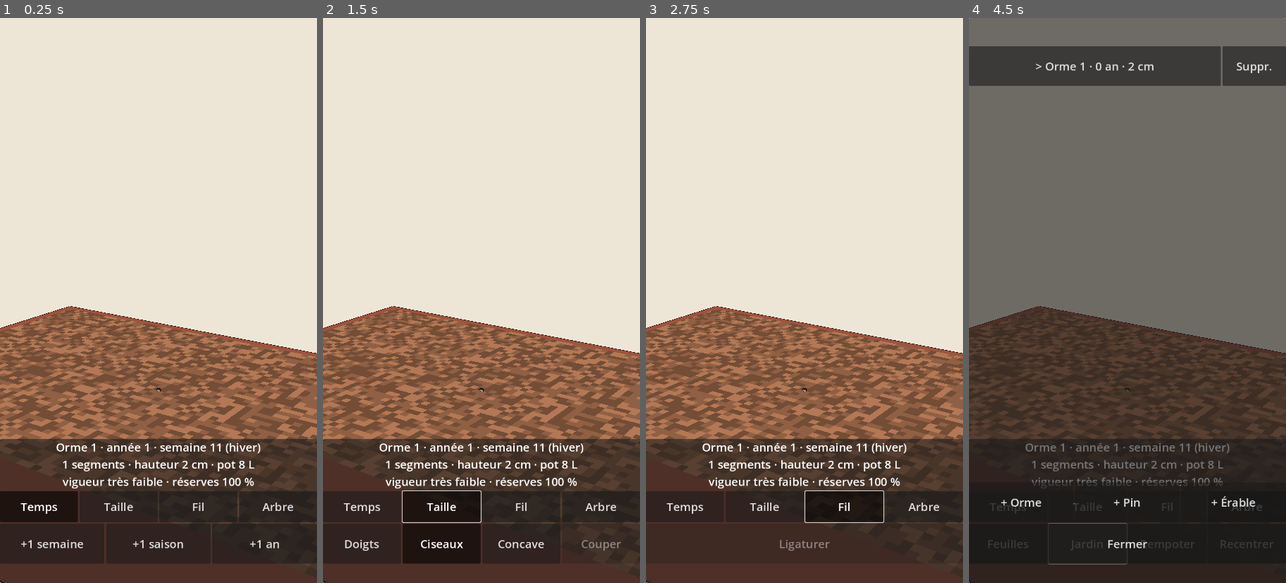
Above: before the commit, frames 1-4 (left to right).
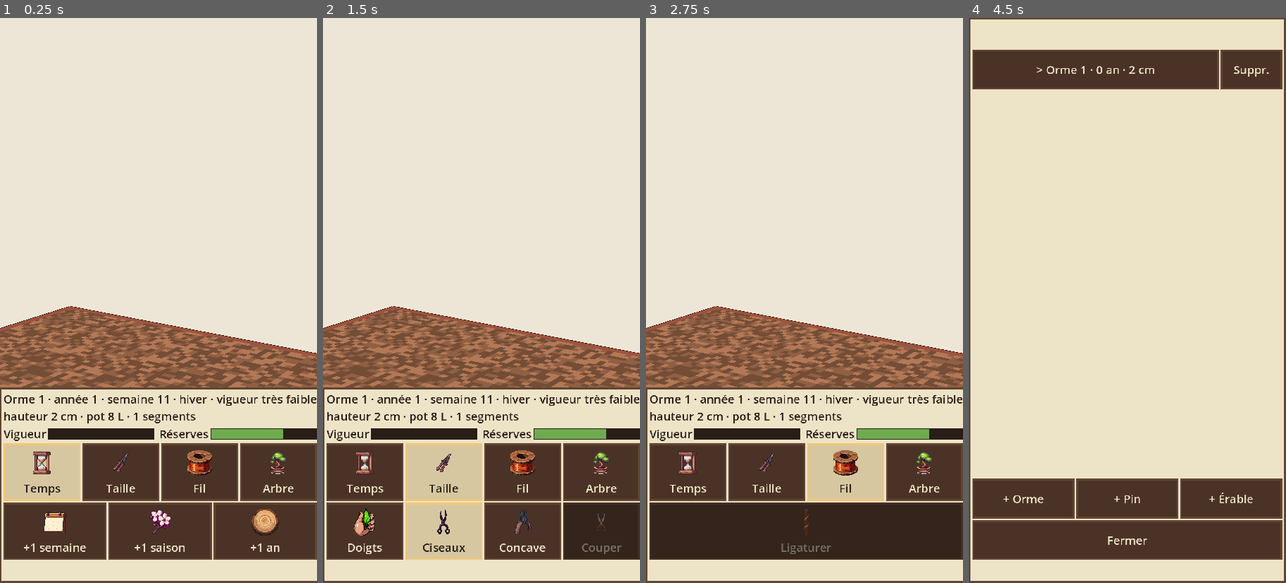
Above: after the commit, the same moments.

Repository: Ankool29/bonzai
Game: Godot game, scene res://scenes/main.tscn
The game is run twice, just before and just after one commit, with the same random seed, the same clock (stepped at 60 frames per second) and the same inputs.
Inputs:
- Up to frame 1 (0.25 s): no input
- Up to frame 2 (1.5 s): click "Temps" at 0.5 s; click "Taille" at 1.25 s
- Up to frame 3 (2.75 s): click "Fil" at 2 s
- Up to frame 4 (4.5 s): click "Arbre" at 2.75 s; click "Feuilles" at 3.5 s; click "Jardin" at 4.25 s

The runs differ from the first frame. In frame 1, 28% of the frame differs, in the area x 0-100%, y 65-100%; in frame 2, 26%; in frame 3, 20%; in frame 4, 94%, in the area x 0-100%, y 0-100%.

Commit message:
Interface bois et papier avec icônes PixelLab, jauges de vigueur et de réserves
Co-Authored-By: Claude Opus 5.5 <noreply@anthropic.com>
Claude-Session: https://claude.ai/code/session_01MAppfJEzF7Td7hJP7q14tM

Diff:
--- a/scripts/main.gd
+++ b/scripts/main.gd
@@ -60,6 +60,16 @@
 
 var panel: PanelContainer
 var info: Label
+var vig_bar: ProgressBar
+var res_bar: ProgressBar
+# Couleurs de l'interface (bois et papier, icônes PixelLab dans ui/icons)
+const WOOD := Color(0.29, 0.2, 0.15)
+const WOOD_EDGE := Color(0.38, 0.27, 0.2)
+const GOLD := Color(0.94, 0.78, 0.47)
+const PAPER := Color(0.93, 0.89, 0.78)
+const PAPER2 := Color(0.84, 0.78, 0.63)
+const INK := Color(0.16, 0.12, 0.09)
+const ORANGE := Color(0.78, 0.47, 0.24)
 var cut_btn: Button
 var wire_btn: Button
 var cut_tool := 1              # dernier outil de coupe choisi (onglet Taille)
@@ -149,15 +159,40 @@
 	_recenter()
 
 
+## Cadre de pixel art : fond uni, bordure épaisse, coins carrés.
+func _box(bg: Color, edge: Color, w := 4) -> StyleBoxFlat:
+	var sb := StyleBoxFlat.new()
+	sb.bg_color = bg
+	sb.border_color = edge
+	sb.set_border_width_all(int(w * ui_scale))
+	sb.set_content_margin_all(8 * ui_scale)
+	return sb
+
+
 func _build_ui() -> void:
 	var theme := Theme.new()
 	theme.default_font_size = int(26 * ui_scale)
+	theme.set_stylebox("normal", "Button", _box(WOOD, WOOD_EDGE))
+	theme.set_stylebox("hover", "Button", _box(WOOD, WOOD_EDGE))
+	theme.set_stylebox("pressed", "Button", _box(PAPER2, GOLD))
+	theme.set_stylebox("hover_pressed", "Button", _box(PAPER2, GOLD))
+	theme.set_stylebox("disabled", "Button", _box(WOOD.darkened(0.3), WOOD_EDGE.darkened(0.3)))
+	theme.set_stylebox("focus", "Button", StyleBoxEmpty.new())
+	for c in ["font_color", "font_hover_color", "font_focus_color"]:
+		theme.set_color(c, "Button", PAPER)
+	for c in ["font_pressed_color", "font_hover_pressed_color"]:
+		theme.set_color(c, "Button", INK)
+	theme.set_color("font_disabled_color", "Button", PAPER.darkened(0.5))
+	theme.set_constant("icon_max_width", "Button", int(72 * ui_scale))
+	theme.set_stylebox("panel", "PanelContainer", _box(PAPER, WOOD_EDGE))
+	theme.set_color("font_color", "Label", INK)
 	var layer := CanvasLayer.new()
 	add_child(layer)
 	var root := VBoxContainer.new()
 	root.set_anchors_preset(Control.PRESET_FULL_RECT)
 	root.mouse_filter = Control.MOUSE_FILTER_IGNORE
 	root.theme = theme
+	root.texture_filter = CanvasItem.TEXTURE_FILTER_NEAREST  # icônes pixel art nettes
 	layer.add_child(root)
 	msg = Label.new()  # message court (outil inadapté…)
 	msg.horizontal_alignment = HORIZONTAL_ALIGNMENT_CENTER
@@ -175,34 +210,54 @@
 	var box := VBoxContainer.new()
 	panel.add_child(box)
 	info = Label.new()
-	info.horizontal_alignment = HORIZONTAL_ALIGNMENT_CENTER
 	box.add_child(info)
+	var gauges := HBoxContainer.new()  # jauges de vigueur et de réserves
+	box.add_child(gauges)
+	for k in 2:
+		var l := Label.new()
+		l.text = ["Vigueur", " Réserves"][k]
+		gauges.add_child(l)
+		var bar := ProgressBar.new()
+		bar.max_value = 1.0
+		bar.show_percentage = false
+		bar.size_flags_horizontal = Control.SIZE_EXPAND_FILL
+		bar.size_flags_vertical = Control.SIZE_SHRINK_CENTER
+		bar.custom_minimum_size.y = 26 * ui_scale
+		bar.add_theme_stylebox_override("background", _box(INK, INK, 2))
+		bar.add_theme_stylebox_override("fill", _box([Color(0.84, 0.59, 0.24), Color(0.43, 0.67, 0.31)][k], INK, 2))
+		gauges.add_child(bar)
+		if k == 0:
+			vig_bar = bar
+		else:
+			res_bar = bar
 	# Onglets : une seule rangée d'outils à la fois, pour ne pas encombrer l'écran.
 	var tabs := HBoxContainer.new()
 	box.add_child(tabs)
 	var group := ButtonGroup.new()
 	for k in 4:
-		var t := _button(tabs, ["Temps", "Taille", "Fil", "Arbre"][k], _tab.bind(k))
+		var t := _button(tabs, ["Temps", "Taille", "Fil", "Arbre"][k], _tab.bind(k), ["temps", "taille", "fil", "arbre"][k])
 		t.toggle_mode = true
 		t.button_group = group
 		t.button_pressed = k == 0
-		t.custom_minimum_size.y = 70 * ui_scale
 		var page := HBoxContainer.new()
 		box.add_child(page)
 		pages.append(page)
-	_button(pages[0], "+1 semaine", func(): _advance(1))
-	_button(pages[0], "+1 saison", func(): _advance(13))
-	_button(pages[0], "+1 an", func(): _advance(52))
+	_button(pages[0], "+1 semaine", func(): _advance(1), "semaine")
+	_button(pages[0], "+1 saison", func(): _advance(13), "saison")
+	_button(pages[0], "+1 an", func(): _advance(52), "an")
 	for k in 3:
-		var b := _button(pages[1], ["Doigts", "Ciseaux", "Concave"][k], _set_tool.bind(k))
+		var b := _button(pages[1], ["Doigts", "Ciseaux", "Concave"][k], _set_tool.bind(k), ["doigts", "ciseaux", "concave"][k])
 		b.toggle_mode = true
 		tool_btns.append(b)
-	cut_btn = _button(pages[1], "Couper", _cut)
-	wire_btn = _button(pages[2], "Ligaturer", _act)
-	_button(pages[3], "Feuilles", _toggle_leaves)
-	_button(pages[3], "Jardin", _show_garden)
-	_button(pages[3], "Rempoter", _show_repot)
-	_button(pages[3], "Recentrer", _recenter)
+	cut_btn = _button(pages[1], "Couper", _cut, "couper")
+	wire_btn = _button(pages[2], "Ligaturer", _act, "ligaturer")
+	for b in [cut_btn, wire_btn]:  # boutons d'action en orange
+		b.add_theme_stylebox_override("normal", _box(ORANGE, GOLD))
+		b.add_theme_stylebox_override("hover", _box(ORANGE, GOLD))
+	_button(pages[3], "Feuilles", _toggle_leaves, "feuilles")
+	_button(pages[3], "Jardin", _show_garden, "jardin")
+	_button(pages[3], "Rempoter", _show_repot, "rempoter")
+	_button(pages[3], "Recentrer", _recenter, "recentrer")
 	_tab(0)
 	# Chargement : une feuille qui tourne au milieu de l'écran pendant le calcul de la période.
 	loader = Polygon2D.new()
@@ -221,6 +276,7 @@
 	garden_panel = PanelContainer.new()  # liste des arbres, par-dessus tout
 	garden_panel.set_anchors_preset(Control.PRESET_FULL_RECT)
 	garden_panel.theme = theme
+	garden_panel.texture_filter = CanvasItem.TEXTURE_FILTER_NEAREST
 	garden_panel.visible = false
 	layer.add_child(garden_panel)
 
@@ -327,12 +383,17 @@
 	garden_panel.visible = true
 
 
-func _button(parent: Control, text: String, cb: Callable) -> Button:
+func _button(parent: Control, text: String, cb: Callable, icon := "") -> Button:
 	var b := Button.new()
 	b.text = text
+	if icon != "":  # icône PixelLab au-dessus du texte
+		b.icon = load("res://ui/icons/%s.png" % icon)
+		b.expand_icon = true
+		b.icon_alignment = HORIZONTAL_ALIGNMENT_CENTER
+		b.vertical_icon_alignment = VERTICAL_ALIGNMENT_TOP
 	b.clip_text = true  # jamais plus large que l'écran
 	b.text_overrun_behavior = TextServer.OVERRUN_TRIM_ELLIPSIS
-	b.custom_minimum_size.y = 90 * ui_scale
+	b.custom_minimum_size.y = (130 if icon != "" else 90) * ui_scale
 	b.size_flags_horizontal = Control.SIZE_EXPAND_FILL
 	if cb.is_valid():
 		b.pressed.connect(cb)
@@ -542,12 +603,16 @@
 	var vig := "forte" if v >= 2.0 else ("bonne" if v >= 1.0 else ("faible" if v >= 0.5 else "très faible"))
 	if cut_k >= 0 and sim.segs[axis[cut_k]].wire > 0:
 		extra += " · " + sim.wire_state(sim.segs[axis[cut_k]].wire)
-	var state := "mort" if sim.segs[0].dry else "vigueur %s · réserves %d %%" % [vig, roundi(minf(sim.health(), 1.5) * 100.0)]
-	if sim.segs[0].count > 0.85 * sim.capacity:
-		state += "\nlimite de rameaux du jeu atteinte : éclaircir pour relancer"
-	info.text = "%s · année %d · semaine %d (%s)\n%s · hauteur %d cm · pot %d L\n%s" % [
-		garden.names[garden.current], wk / 52 + 1, w + 1, season, extra, roundi(sim.height() * 100.0),
-		roundi(sim.pot_volume), state]
+	vig_bar.value = clampf(v / 2.5, 0.0, 1.0)
+	res_bar.value = clampf(sim.health() / 1.5, 0.0, 1.0)
+	var state := ""
+	if sim.segs[0].dry:
+		state = "\nl'arbre est mort"
+	elif sim.segs[0].count > 0.85 * sim.capacity:
+		state = "\nlimite de rameaux du jeu atteinte : éclaircir pour relancer"
+	info.text = "%s · année %d · semaine %d · %s · vigueur %s\nhauteur %d cm · pot %d L · %s%s" % [
+		garden.names[garden.current], wk / 52 + 1, w + 1, season, vig, roundi(sim.height() * 100.0),
+		roundi(sim.pot_volume), extra, state]
 
 
 func _update_cam() -> void:
Binary file added: ui/icons/an.png
Binary file added: ui/icons/arbre.png
Binary file added: ui/icons/ciseaux.png
Binary file added: ui/icons/concave.png
Binary file added: ui/icons/couper.png
Binary file added: ui/icons/doigts.png
Binary file added: ui/icons/feuilles.png
Binary file added: ui/icons/fil.png
Binary file added: ui/icons/jardin.png
Binary file added: ui/icons/ligaturer.png
Binary file added: ui/icons/recentrer.png
Binary file added: ui/icons/rempoter.png
(and 6 more such lines)
